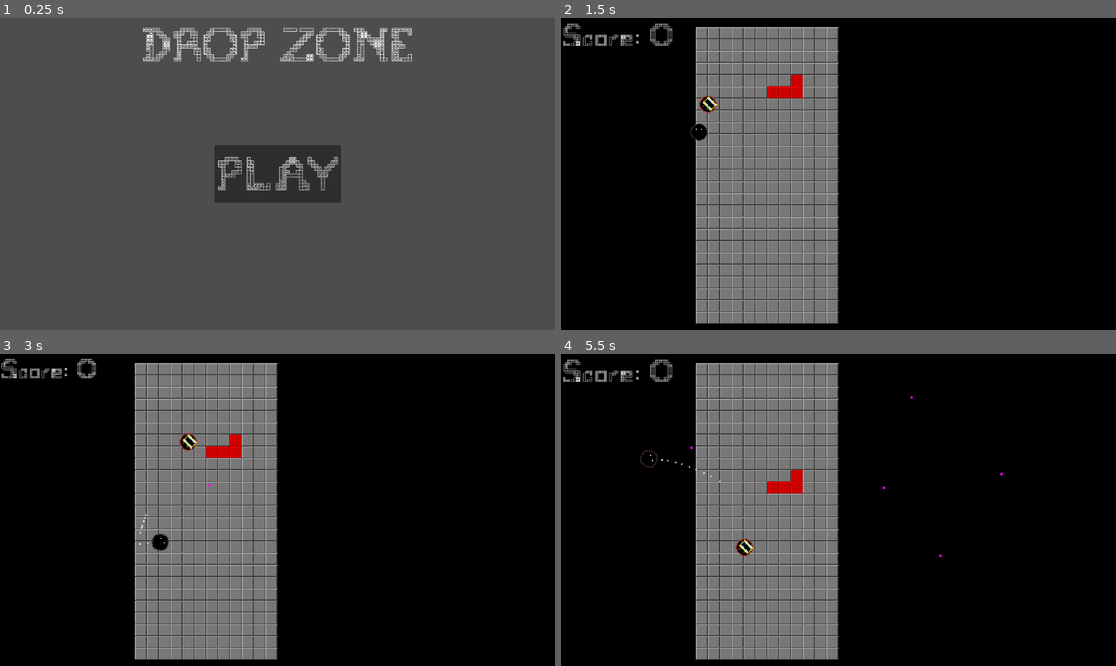
Above: before the commit, frames 1-4 (two rows, left to right).
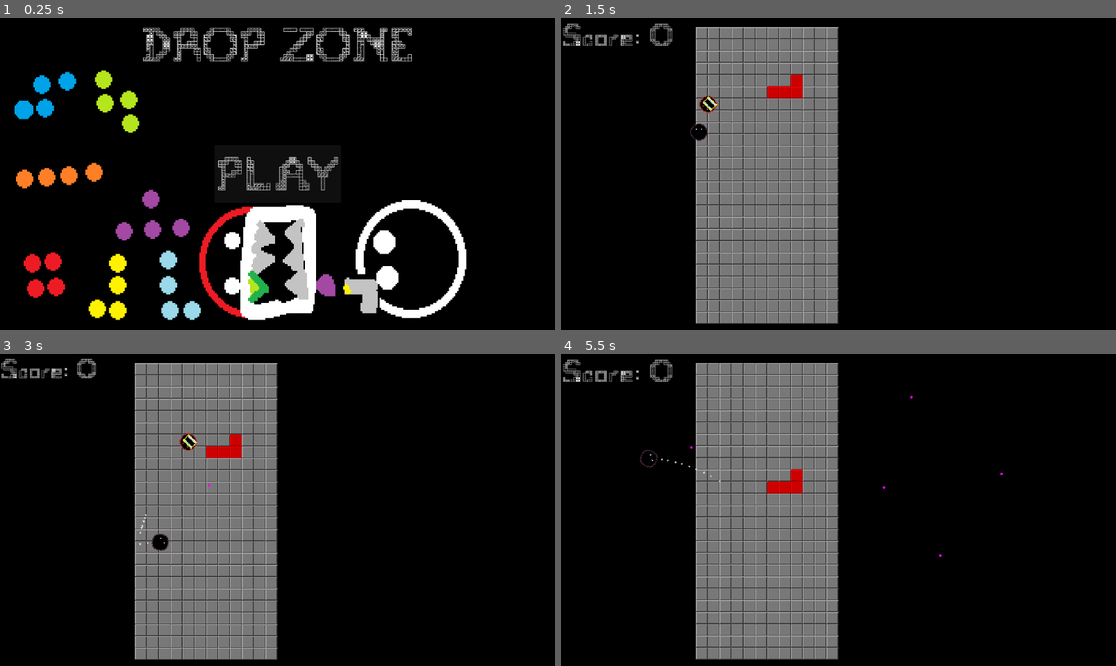
Above: after the commit, the same moments.

Repository: CodeOS99/DropZone
Game: Godot game, scene res://scenes/main_menu.tscn
The game is run twice, just before and just after one commit, with the same random seed, the same clock (stepped at 60 frames per second) and the same inputs. The engine's default icon, where the game draws it, is replaced by a stand-in: a white triangle on a blue panel in a dark square.
Inputs (mouse positions are in pixels of both pictures, inside the frame that each line leads up to):
- Up to frame 1 (0.25 s): no input
- Up to frame 2 (1.5 s): click "PLAY" at 0.5 s; tap Enter at 1.25 s; move the mouse to (960, 158) at 1.27 s; hold D (right) from 1.28 s (still down); click (960, 158) at 1.35 s
- Up to frame 3 (3 s): move the mouse to (166, 525) at 2.02 s; release D (right) at 2.03 s; hold S (down) 2.03-2.78 s; tap M (change_mode) at 2.1 s; click (166, 525) at 2.3 s; move the mouse to (333, 441) at 2.77 s; hold D (right) from 2.78 s (still down); tap Z (rotate_anticlock) at 2.85 s
- Up to frame 4 (5.5 s): click (894, 441) at 3.05 s; move the mouse to (810, 572) at 3.52 s; release D (right) at 3.53 s; hold W (up) 3.53-4.28 s; tap X (rotate_clock) at 3.6 s; click (810, 572) at 3.8 s; move the mouse to (1005, 556) at 4.27 s; hold A (left) from 4.28 s (still down); click (1005, 556) at 4.35 s; move the mouse to (672, 463) at 5.02 s; tap Alt at 5.1 s; click (672, 463) at 5.3 s

The runs differ from the first frame. In frame 1, 99% of the frame differs, in the area x 0-100%, y 0-100%; in frame 2, nothing differs; in frame 3, 0.1%; in frame 4, 3.4%.

Commit message:
Music and game over

Diff:
--- /dev/null
+++ b/scenes/game_over.tscn
@@ -0,0 +1,44 @@
+[gd_scene load_steps=4 format=3 uid="uid://bg8fj7jw6pso4"]
+
+[ext_resource type="AudioStream" uid="uid://bo0jjfau4ruwr" path="res://assets/Abandoned Hopes.mp3" id="1_0p2cl"]
+[ext_resource type="Texture2D" uid="uid://0bsopdwu4nsq" path="res://assets/dropzoneEnd.png" id="2_i6ibt"]
+[ext_resource type="Script" path="res://scripts/play_button.gd" id="3_sjix0"]
+
+[node name="GameOver" type="Control"]
+layout_mode = 3
+anchors_preset = 15
+anchor_right = 1.0
+anchor_bottom = 1.0
+grow_horizontal = 2
+grow_vertical = 2
+
+[node name="AbandonedHopes" type="AudioStreamPlayer" parent="."]
+stream = ExtResource("1_0p2cl")
+volume_db = -18.0
+autoplay = true
+
+[node name="TextureRect" type="TextureRect" parent="."]
+layout_mode = 1
+anchors_preset = 15
+anchor_right = 1.0
+anchor_bottom = 1.0
+grow_horizontal = 2
+grow_vertical = 2
+texture = ExtResource("2_i6ibt")
+
+[node name="Button" type="Button" parent="."]
+layout_mode = 1
+anchors_preset = 7
+anchor_left = 0.5
+anchor_top = 1.0
+anchor_right = 0.5
+anchor_bottom = 1.0
+offset_left = -156.0
+offset_top = -156.0
+offset_right = 159.0
+offset_bottom = -92.0
+grow_horizontal = 2
+grow_vertical = 0
+theme_override_font_sizes/font_size = 50
+text = "PLAY AGAIN"
+script = ExtResource("3_sjix0")
--- a/scenes/main_game.tscn
+++ b/scenes/main_game.tscn
@@ -1,10 +1,12 @@
-[gd_scene load_steps=11 format=4 uid="uid://xigyapf0ln3t"]
+[gd_scene load_steps=13 format=4 uid="uid://xigyapf0ln3t"]
 
 [ext_resource type="Script" path="res://scripts/main_game.gd" id="1_5cv5h"]
 [ext_resource type="Texture2D" uid="uid://d4k85plhllfr7" path="res://assets/tetrominoes.png" id="1_brpm3"]
 [ext_resource type="PackedScene" uid="uid://eegc8s8dn8a1" path="res://scenes/player.tscn" id="2_6eaa5"]
+[ext_resource type="AudioStream" uid="uid://bpxd2y73bcelk" path="res://assets/Waves in Flight.mp3" id="2_e6hpp"]
 [ext_resource type="Script" path="res://scripts/tetris_board.gd" id="2_rqs4o"]
 [ext_resource type="Texture2D" uid="uid://d2ukaij7wrryn" path="res://icon.svg" id="3_1bu05"]
+[ext_resource type="Script" path="res://scripts/camera_2d.gd" id="5_ehlok"]
 [ext_resource type="PackedScene" uid="uid://dtqdikpb5klkg" path="res://scenes/enemy_one.tscn" id="5_ouhev"]
 [ext_resource type="Script" path="res://scripts/enemy_spawner.gd" id="7_qx0o5"]
 [ext_resource type="Script" path="res://scripts/score_label.gd" id="8_ob53s"]
@@ -146,6 +148,11 @@
 [node name="MainGame" type="Node2D"]
 script = ExtResource("1_5cv5h")
 
+[node name="WavesInFlight" type="AudioStreamPlayer" parent="."]
+stream = ExtResource("2_e6hpp")
+volume_db = -18.0
+autoplay = true
+
 [node name="Sprite2D" type="Sprite2D" parent="."]
 modulate = Color(0, 0, 0, 1)
 position = Vector2(677.5, 271.5)
@@ -161,6 +168,7 @@
 [node name="Camera2D" type="Camera2D" parent="."]
 position = Vector2(574, 421)
 zoom = Vector2(0.77, 0.77)
+script = ExtResource("5_ehlok")
 
 [node name="Player" parent="." instance=ExtResource("2_6eaa5")]
 position = Vector2(198, 308)
--- a/scenes/main_menu.tscn
+++ b/scenes/main_menu.tscn
@@ -1,6 +1,8 @@
-[gd_scene load_steps=2 format=3 uid="uid://chtl3vyrp45p6"]
+[gd_scene load_steps=4 format=3 uid="uid://chtl3vyrp45p6"]
 
+[ext_resource type="Texture2D" uid="uid://ctkvdhks8k2t5" path="res://assets/dropzoneTitle.png" id="1_r5gw3"]
 [ext_resource type="Script" path="res://scripts/play_button.gd" id="1_rsiv0"]
+[ext_resource type="AudioStream" uid="uid://7cfy6jkxsdtj" path="res://assets/Title Theme.mp3" id="1_yt6qx"]
 
 [node name="MainMenu" type="Control"]
 layout_mode = 3
@@ -9,6 +11,21 @@
 anchor_bottom = 1.0
 grow_horizontal = 2
 grow_vertical = 2
+
+[node name="TitleTheme" type="AudioStreamPlayer" parent="."]
+stream = ExtResource("1_yt6qx")
+volume_db = -18.0
+autoplay = true
+
+[node name="TextureRect" type="TextureRect" parent="."]
+layout_mode = 1
+anchors_preset = 15
+anchor_right = 1.0
+anchor_bottom = 1.0
+grow_horizontal = 2
+grow_vertical = 2
+mouse_filter = 2
+texture = ExtResource("1_r5gw3")
 
 [node name="Label" type="Label" parent="."]
 layout_mode = 1
--- a/scripts/Globals.gd
+++ b/scripts/Globals.gd
@@ -3,3 +3,4 @@
 static var tetris_mode := true
 static var tetris: Tetris
 static var score:int = 0
+static var camera: GameCam
--- /dev/null
+++ b/scripts/camera_2d.gd
@@ -0,0 +1,23 @@
+class_name GameCam extends Camera2D
+
+@export var randomStrength := 7.0
+@export var shakeFade := 10.0
+
+var rng = RandomNumberGenerator.new()
+
+var shake_strength := 0.0
+
+func _ready() -> void:
+	Globals.camera = self
+
+func _process(delta: float) -> void:
+	if shake_strength > 0:
+		shake_strength = lerpf(shake_strength, 0, shakeFade*delta)
+
+		offset = random_offset()
+
+func apply_shake():
+	shake_strength = randomStrength
+
+func random_offset():
+	return Vector2(rng.randf_range(-shake_strength, shake_strength), rng.randf_range(-shake_strength, shake_strength))
--- a/scripts/enemy_one.gd
+++ b/scripts/enemy_one.gd
@@ -58,6 +58,7 @@
 
 	if tile_displ_idx >= 0 and tile_displ_idx < hit_array.size():
 		hit_array[tile_displ_idx] += 1
+		Globals.score = max(Globals.score-10, 0)
 
 		if hit_array[tile_displ_idx] > 3:
 			piece[3].append(tile_displ_idx)
--- a/scripts/enemy_spawner.gd
+++ b/scripts/enemy_spawner.gd
@@ -1,6 +1,6 @@
 extends Node2D
 
-var time_left = 2.5
+var time_left = 2100
 var enemy = preload("res://scenes/enemy_one.tscn")
 
 func _process(delta: float) -> void:
--- a/scripts/main_game.gd
+++ b/scripts/main_game.gd
@@ -1,4 +1,7 @@
 extends Node2D
+
+func _ready() -> void:
+	Globals.score = 0
 
 func _process(delta: float) -> void:
 	if Input.is_action_just_pressed("change_mode"):
--- a/scripts/player.gd
+++ b/scripts/player.gd
@@ -17,6 +17,7 @@
 		get_tree().root.add_child(b)
 		b.global_position = shoot_point.global_position
 		b.rotation = self.rotation
+		Globals.camera.apply_shake()
 
 	var directions = Vector2(Input.get_axis("left", "right"), Input.get_axis("up", "down"))
 	velocity = directions * SPEED
--- a/scripts/tetris_board.gd
+++ b/scripts/tetris_board.gd
@@ -157,16 +157,38 @@
 			set_cell(Vector2i(j, i), 0, Vector2i(board[i][j][0], 0), board[i][j][1])
 
 func update_board() -> void:
-	var gone_through_active = false
+	var spawned_new = false
 	for piece_idx in range(len(pieces)):
-		if not move_if_possible(pieces[piece_idx], Vector2(0, 1)) and piece_idx == curr_piece_idx and not gone_through_active:
+		if not move_if_possible(pieces[piece_idx], Vector2(0, 1)) and piece_idx == curr_piece_idx and not spawned_new:
 			spawn_new_piece()
-			gone_through_active = true
-	if len(TETROMINOES[pieces[curr_piece_idx][0]]) == len(pieces[curr_piece_idx][3]):
+			spawned_new = true
+
+	if curr_piece_idx < len(pieces) and len(TETROMINOES[pieces[curr_piece_idx][0]]) == len(pieces[curr_piece_idx][3]) and not spawned_new:
 		spawn_new_piece()
 
 	check_for_row()
 
+func spawn_new_piece():
+	var piece = ['I_0', 'O_0', 'T_0', 'S_0', 'Z_0', 'J_0', 'L_0'].pick_random()
+	var pos = Vector2i(randi_range(1, size.x-3), 2)
+	var idx = randi_range(0, TILE_COLORS-2)
+	var hit_array = [1, 1, 1, 1]
+
+	var new_piece = [piece, pos, idx, [], hit_array]
+
+	# Check if spawn position overlaps with existing blocks
+	for i in range(len(TETROMINOES[piece])):
+		var vertex = TETROMINOES[piece][i]
+		var abs_pos = vertex + pos
+
+		if abs_pos.y < size.y and abs_pos.x >= 0 and abs_pos.x < size.x:
+			if board[abs_pos.y][abs_pos.x][0] != DEFAULT_TILE:
+				# Overlapping with existing piece - game over
+				get_tree().change_scene_to_file("res://scenes/game_over.tscn")
+				return
+
+	pieces.append(new_piece)
+	curr_piece_idx = len(pieces) - 1
 func move_if_possible(piece, displ: Vector2i):
 	if displ == Vector2i.ZERO:
 		return true
@@ -244,16 +266,5 @@
 			4: score_gain = 800
 		Globals.score += score_gain
 
-func spawn_new_piece():
-	curr_piece_idx += 1
-	var piece = ['I_0', 'O_0', 'T_0', 'S_0', 'Z_0', 'J_0', 'L_0'].pick_random() # idc if theres a better way to do this
-	#var piece = ['I_0', 'O_0'].pick_random()
-	var pos = Vector2i(randi_range(1, size.x-3), 2)
-	var idx = randi_range(0, TILE_COLORS-2)
-
-	var hit_array = [1, 1, 1, 1]
-
-	pieces.append([piece, pos, idx, [], hit_array])
-
 func get_random_piece_idx(): # used by enemy
 	return randi_range(0, len(pieces)-1)
Not shown, added: assets/Abandoned Hopes.mp3.import
Not shown, added: assets/Title Theme.mp3.import
Not shown, added: assets/Waves in Flight.mp3.import
Binary file added: assets/dropzoneEnd.png
Not shown, added: assets/dropzoneEnd.png.import
Binary file added: assets/dropzoneTitle.png
Not shown, added: assets/dropzoneTitle.png.import
Not shown, added: assets/Abandoned Hopes.mp3
Not shown, added: assets/Title Theme.mp3
Not shown, added: assets/Waves in Flight.mp3
